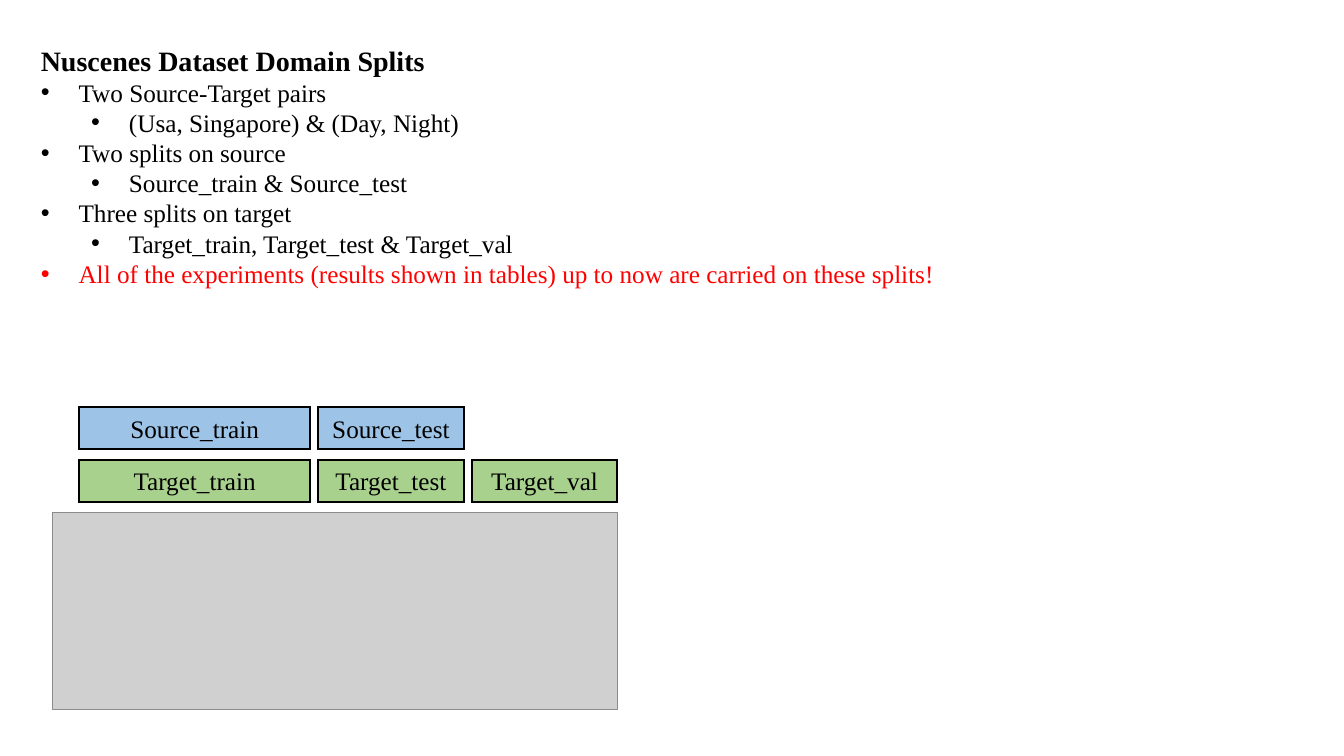
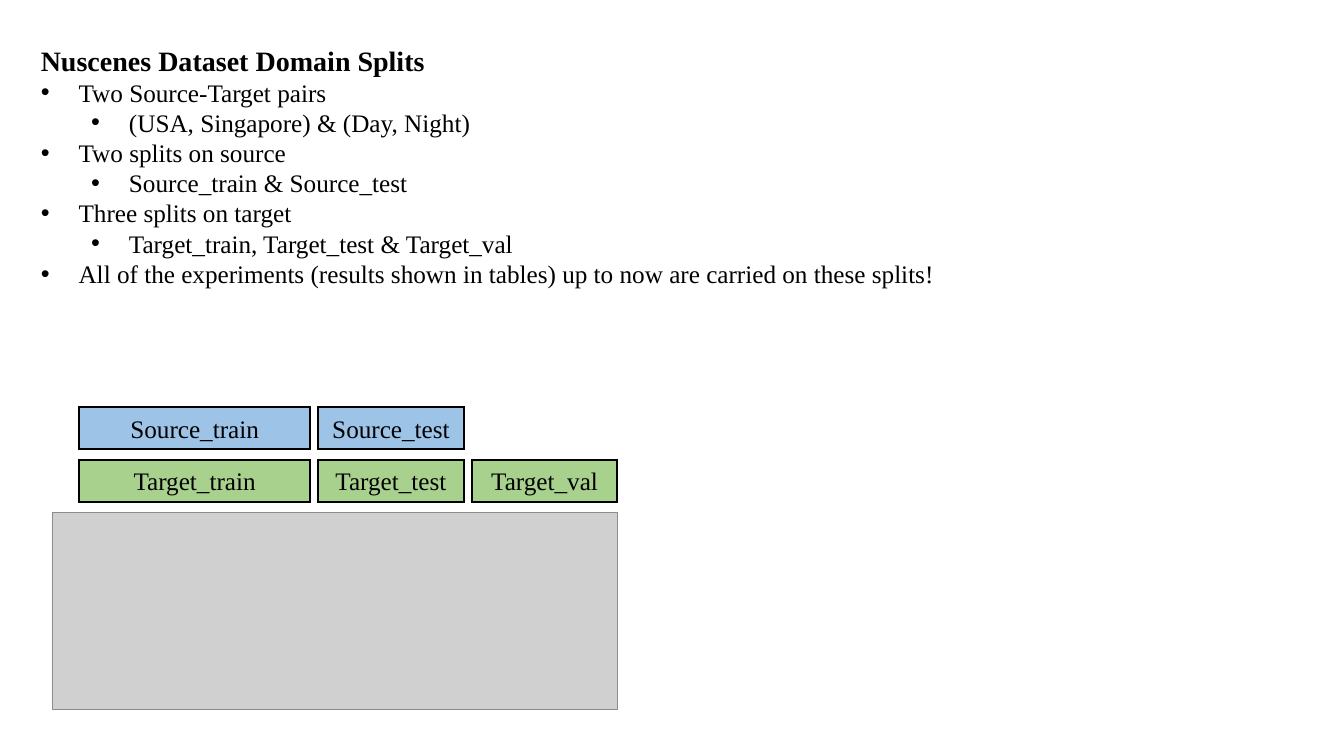
Before and after one commit to XYHC-MMDA/Multi-modal-Multi-task-DA, a slide deck: slide 3 of demo/latest.pptx (slide 2 before the commit). Drawn at 1344x756 pixels with LibreOffice and Linux fonts; fonts in the diff are those of the drawing; grey boxes stand for pictures. Boxes give left, top, right and bottom in pixels: in the first picture for what was removed or moved away, otherwise in the second. Text is boxed around its words. In the diff, an @@ line names an element or a change of style, - is before the commit and + after.

```diff
--- a/demo/latest.pptx
+++ b/demo/latest.pptx
@@ text at (x1=129, y1=114, x2=470, y2=138): text changed @@
-  • (Usa, Singapore) & (Day, Night)
+  • (USA, Singapore) & (Day, Night)
@@ text at (x1=79, y1=265, x2=934, y2=289): text colour #FF0000 to #000000 in "All of the experiments (results shown in ..." @@
```
Also in this commit, not shown: 7 other slides changed, 4 slides added, 4 slides removed.
